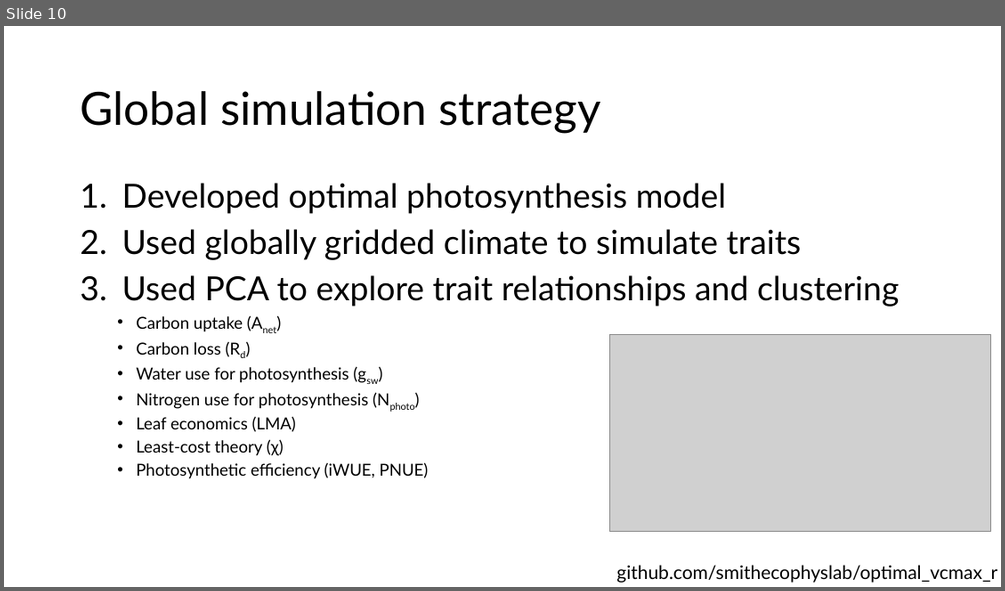
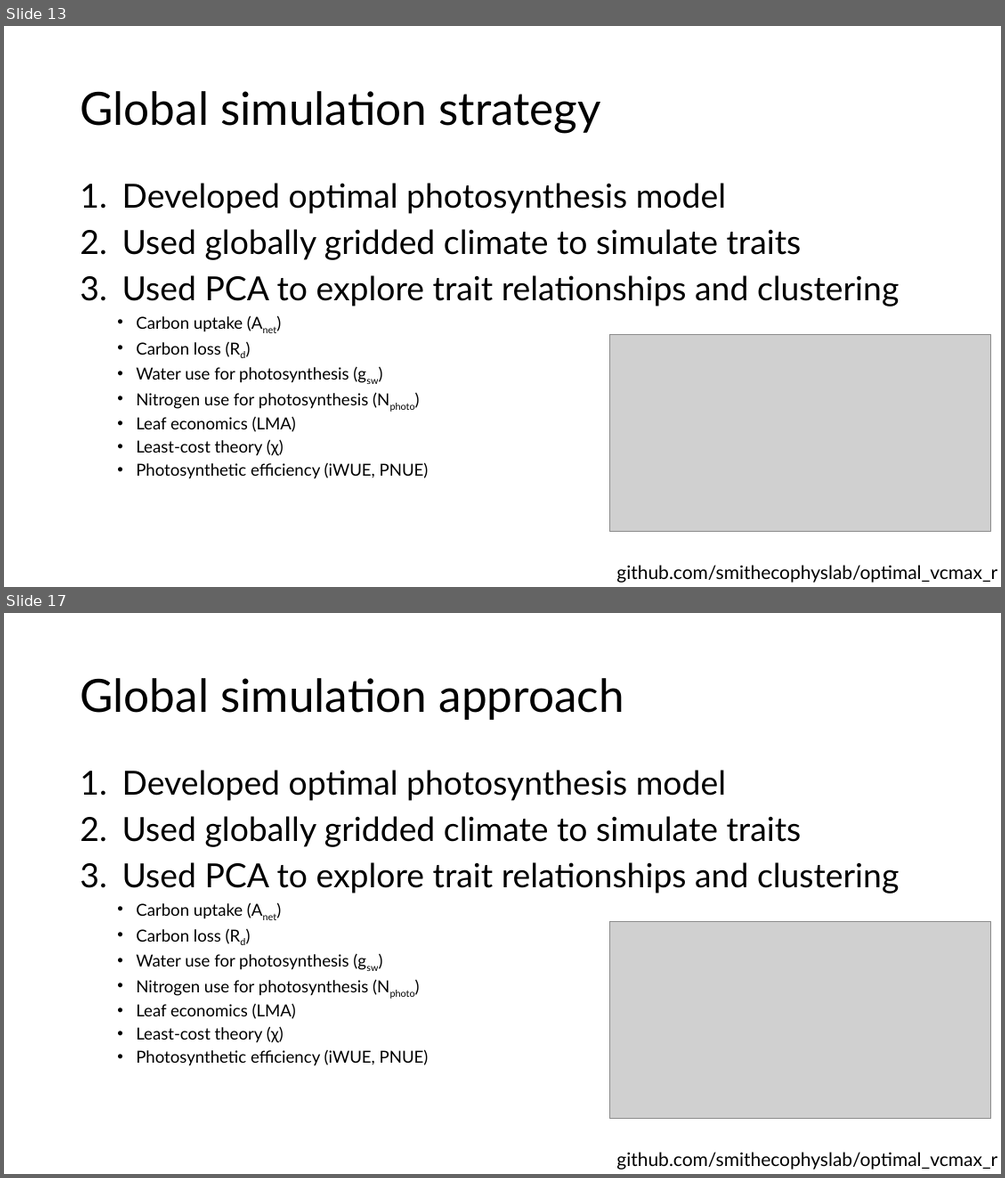
Before and after one commit to SmithEcophysLab/esa_2026, a slide deck: src/esa2026_optphoto_smith.pptx. Shown one above the other, each under a label of ours: slide 10 before the commit, slides 13 and 17 after it; the slides between them are not shown. The pictures are 1005x591 and 1005x1178 pixels, drawn with LibreOffice and Linux fonts; fonts in the diff are those of the drawing; grey boxes stand for pictures. Boxes give left, top, right and bottom in pixels: in the first picture for what was removed or moved away, otherwise in the second. Text is boxed around its words. In the diff, an @@ line names an element or a change of style, - is before the commit and + after.

```diff
--- a/src/esa2026_optphoto_smith.pptx
+++ b/src/esa2026_optphoto_smith.pptx
@@ slide 17 added at box(4, 613, 1001, 1174), background #FFFFFF @@
@@ title added at box(80, 678, 624, 720), 44 pt, text #000000 @@
+Global simulation approach
@@ text added at box(122, 770, 898, 1066), 16 pt, text #000000 @@
+1. Developed optimal photosynthesis model
+2. Used globally gridded climate to simulate traits
+3. Used PCA to explore trait relationships and clustering
+  • Carbon uptake (Anet)
+  • Carbon loss (Rd)
+  • Water use for photosynthesis (gsw)
+  • Nitrogen use for photosynthesis (Nphoto)
+  • Leaf economics (LMA)
+  • Least-cost theory (χ)
+  • Photosynthetic efficiency (iWUE, PNUE)
@@ picture added at box(610, 921, 991, 1118) @@
@@ text added at box(616, 1151, 997, 1169), 18 pt, text #000000 @@
+github.com/smithecophyslab/optimal_vcmax_r
@@ what was slide 10 is now slide 13 @@
```
Also in this commit, not shown: 11 slides changed, 10 other slides added, 2 other files.
